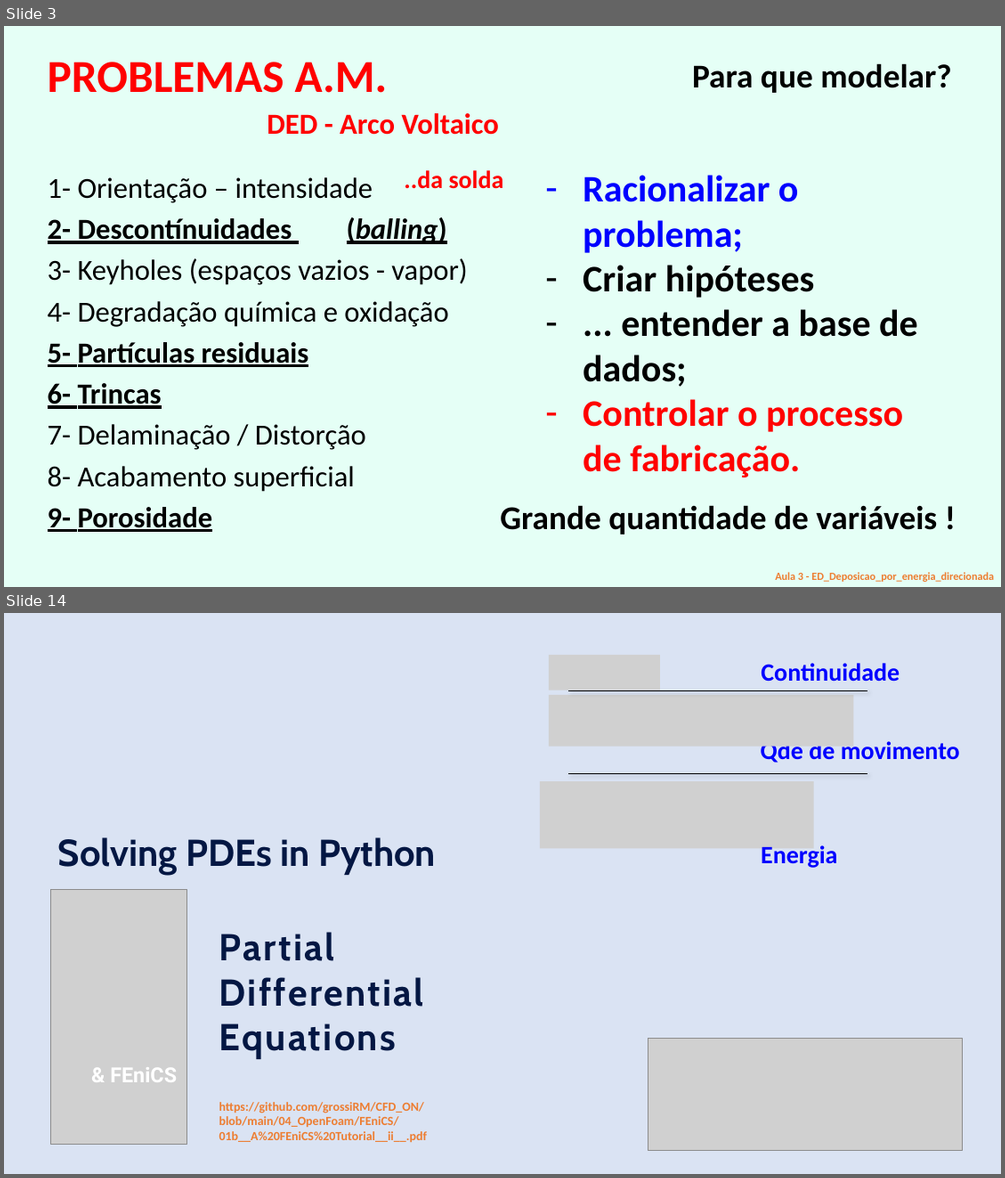
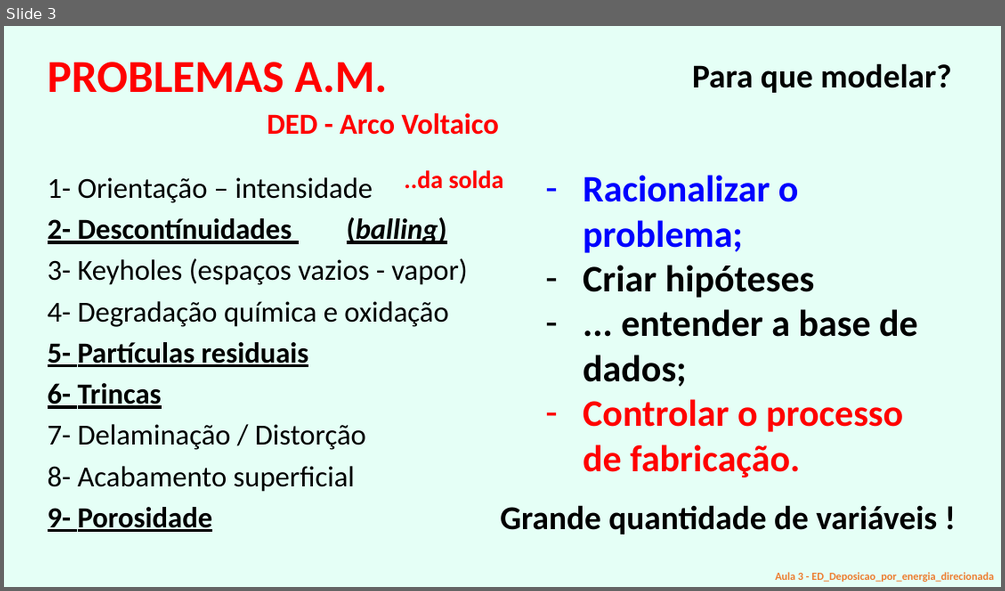
Before and after one commit to grossiRM/AM_FEG, a slide deck: Plano_V02_iii_AM_FEG/d_Topicos Especiais - Introducao a Manufatura Aditiva para Metais.pptx. Shown one above the other, each under a label of ours: slides 3 and 14 before the commit, slide 3 after it; the slides between them are not shown. The pictures are 1005x1178 and 1005x591 pixels, drawn with LibreOffice and Linux fonts; fonts in the diff are those of the drawing; grey boxes stand for pictures. Boxes give left, top, right and bottom in pixels: in the first picture for what was removed or moved away, otherwise in the second. Text is boxed around its words. In the diff, an @@ line names an element or a change of style, - is before the commit and + after.

```diff
--- a/Plano_V02_iii_AM_FEG/d_Topicos Especiais - Introducao a Manufatura Aditiva para Metais.pptx
+++ b/Plano_V02_iii_AM_FEG/d_Topicos Especiais - Introducao a Manufatura Aditiva para Metais.pptx
@@ slide 14 removed at (4,613,1001,1174), background #FFFFFF @@
@@ rectangle removed at (4,613,1001,1174) @@
@@ picture removed at (549,655,660,690) @@
@@ text removed at (760,663,899,682) @@
-Continuidade
@@ line removed from (568, 690) to (867, 690) @@
@@ picture removed at (549,695,853,747) @@
@@ text removed at (760,741,960,763) @@
-Qde de movimento
@@ picture removed at (540,781,814,849) @@
@@ line removed from (568, 774) to (867, 774) @@
@@ text removed at (58,837,436,875) @@
-Solving PDEs in Python
@@ text removed at (760,845,837,868) @@
-Energia
@@ picture removed at (51,890,188,1144) @@
@@ text removed at (219,932,424,1059) @@
-Partial Differential Equations
@@ picture removed at (647,1038,962,1151) @@
@@ text removed at (110,1067,177,1082) @@
-& FEniCS
@@ text removed at (219,1102,427,1142) @@
-https://github.com/grossiRM/CFD_ON/blob/main/04_OpenFoam/FEniCS/01b__A%20FEniCS%20Tutorial__ii__.pdf
```
Also in this commit, not shown: 11 slides changed, 5 other slides removed, 1 other file.
